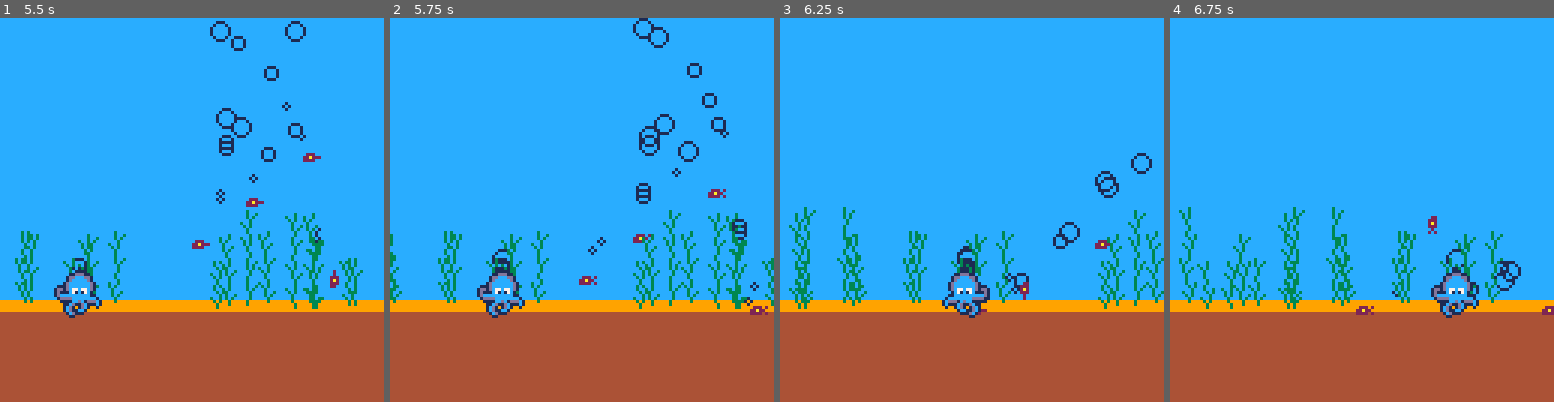
Above: before the commit, frames 1-4 (left to right).
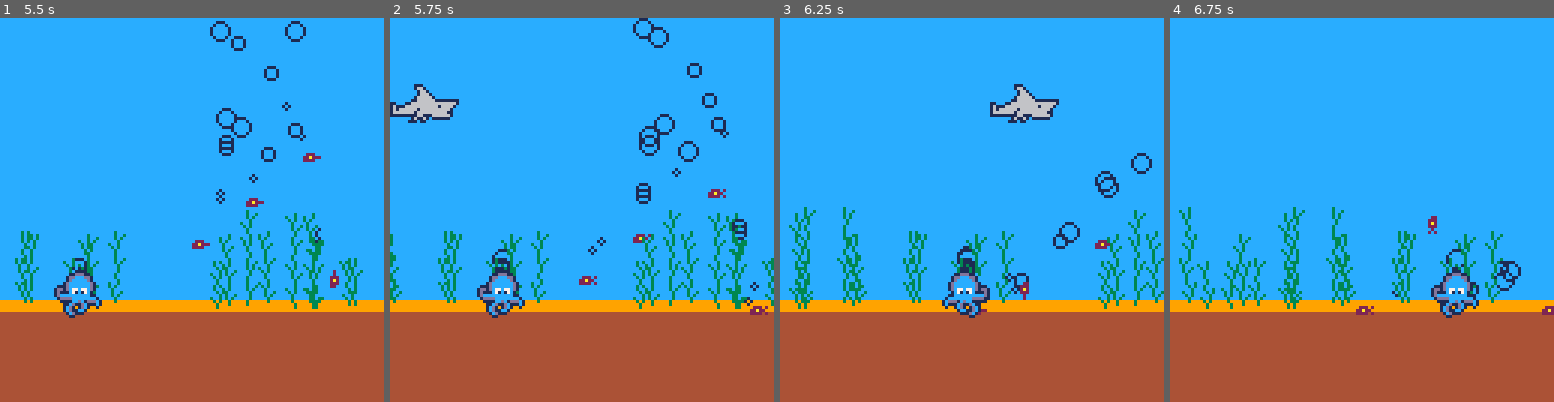
Above: after the commit, the same moments.

Repository: caranha/pico_playground
Game: PICO-8 cartridge sketches/fish.p8
Two runs of this game, one before a commit and one after it. Both use one fixed random seed, a clock stepped at 60 frames per second and the inputs below.
Inputs:
- Up to frame 1 (5.5 s): no input
- Up to frame 2 (5.75 s): no input
- Up to frame 3 (6.25 s): no input
- Up to frame 4 (6.75 s): no input

Frame 1 is identical in both runs. In frame 2, 1.0% of the frame differs, in the area x 0-18%, y 17-28%; in frame 3, 1.0%; in frame 4, nothing differs.

Commit message:
Sharks infest the waters now -- fish get out of the way

Diff:
--- a/sketches/fish.p8
+++ b/sketches/fish.p8
@@ -11,7 +11,7 @@
 plant = {}
 stars = {}
 octo = {0,90}
-
+shark = {x = 200, y = 50, spd = 3}
 
 for i = 1,50 do
 	add(stars,{rnd()*128,rnd()*70,true})
@@ -105,12 +105,33 @@
 					f.d -= 0.1*sgn(f.d-fzd)
 				end
 	end
+
+	if f.id > 0 and abs(f.x - shark.x) + abs(f.y - shark.y) < 50
+	then
+				fzd = atan2(shark.x - f.x, shark.y - f.y)
+				if abs(f.d-fzd) > 0.5
+				then
+				 f.d -= 0.2*sgn(f.d-fzd)
+				else
+					f.d += 0.2*sgn(f.d-fzd)
+				end
+				f.x += f.spd*cos(f.d)
+	   f.y += f.spd*sin(f.d)
+	end
 end
 
 function _update()
 	t += 0.2
 	t %= 10000
 	if (shake > 0) shake -= 1
+
+	if (shark.x - fish[1].x > 200) and (rnd() < 0.01) then
+		shark.x = fish[1].x - 300
+		shark.y = 20+rnd(60)
+	end
+
+	shark.x += shark.spd
+	shark.y += sin((t/3)%1)
 
 	if (fish[1].x - octo[1] > 80) octo[1] = fish[1].x - 80
 	if (fish[1].x - octo[1] < -80) octo[1] = fish[1].x + 80
@@ -178,6 +199,9 @@
 	for s in all(splsh) do
 		circfill(s.x,s.y,s.s,12)
 	end
+
+		spr(13,shark.x,shark.y,3,2)
+
 	for f in all(fish) do
 		spr(1 + flr(t%2) +
 						2*flr((f.d*4)%4),
@@ -195,19 +219,19 @@
 __gfx__
 00000000000000000000000000000000000000000000000000000000000000000000000000000000000000000000000000000000000000000000000000000000
 00000000000000000000000000002200000022000000000000000000002020000002000000000000000000000000000000000000000000000000000000000000
-00700700000000000000000000022200000222000000000000000000000200000002000000000000000000000000000000000000000000000000000000000000
-0007700002022200000222000002a2000002a2000022202000222000002220000022200000000000000000000000000000000000000000000000000000000000
-000770000022a2200222a2200002220000022200022a2200022a2220002a2000002a200000000000000000000000000000000000000000000000000000000000
-00700700020222200002222000002000000020000222202002222000002220000022200000000000000000000000000000000000000000000000000000000000
-00000000000000000000000000020200000020000000000000000000002200000022000000000000000000000000000000000000000000000000000000000000
-00000000000000000000000000000000000000000000000000000000000000000000000000000000000000000000000000000000000000000000000000000000
-00000000000000000000000000000000000000000000000000000000000000011100000000000011100000000000000000000000000000000000000000000000
-000000000000000000000000000000000000000000000000000000000000011ddd110000000011ddd11000000000000000000000000000000000000000000000
-0000000000000000000000000000000000000000000000000000000000001ddcccdd10000001ddcccdd100000000000000000000000000000000000000000000
-0000000000000000000000000000000000000000000000000000000000001dcccccd10000001dcccccd100000000000000000000000000000000000000000000
-000000000000000000000000000000000000000000000000000000000001dcccccccd100001dcccccccd10000000000000000000000000000000000000000000
-000000000000000000000000000000000000000000000000000000000111dcccccccd100001dcccccccd11100000000000000000000000000000000000000000
-000000000000000000000000000000000000000000000000000000001dd1dc77c77cd100001dc77c77cd1dd10000000000000000000000000000000000000000
+00700700000000000000000000022200000222000000000000000000000200000002000000000000000000000000000000000000000000000111000000000000
+0007700002022200000222000002a2000002a2000022202000222000002220000022200000000000000000000000000000000000000000000166100000000000
+000770000022a2200222a2200002220000022200022a2200022a2220002a2000002a200000000000000000000000000000000000000000000016610000000000
+00700700020222200002222000002000000020000222202002222000002220000022200000000000000000000000000000000000000000000016661000000000
+00000000000000000000000000020200000020000000000000000000002200000022000000000000000000000000000000000000000000000166666100000000
+00000000000000000000000000000000000000000000000000000000000000000000000000000000000000000000000000000000000000001166666611111111
+00000000000000000000000000000000000000000000000000000000000000011100000000000011100000000000000000000000011000116666666666666661
+000000000000000000000000000000000000000000000000000000000000011ddd110000000011ddd11000000000000000000000016111666666666661666610
+0000000000000000000000000000000000000000000000000000000000001ddcccdd10000001ddcccdd100000000000000000000016166666616666666666100
+0000000000000000000000000000000000000000000000000000000000001dcccccd10000001dcccccd100000000000000000000016666666166666666661100
+000000000000000000000000000000000000000000000000000000000001dcccccccd100001dcccccccd10000000000000000000011111111166111666666100
+000000000000000000000000000000000000000000000000000000000111dcccccccd100001dcccccccd11100000000000000000000000001611610111111000
+000000000000000000000000000000000000000000000000000000001dd1dc77c77cd100001dc77c77cd1dd10000000000000000000000011101100000000000
 000000000000000000000000000000000000000000000000000000001d111c71c17c10000001c71c17c111d10000000000000000000000000000000000000000
 000030000003000000003000000300000000000000000000000000001dcccccccccc11000011ccccccccccd10000000000000000000000000000000000000000
 0300300000030030030030000003003000000000000000000000000001ddddcccccccc1001ccccccccdddd100000000000000000000000000000000000000000
